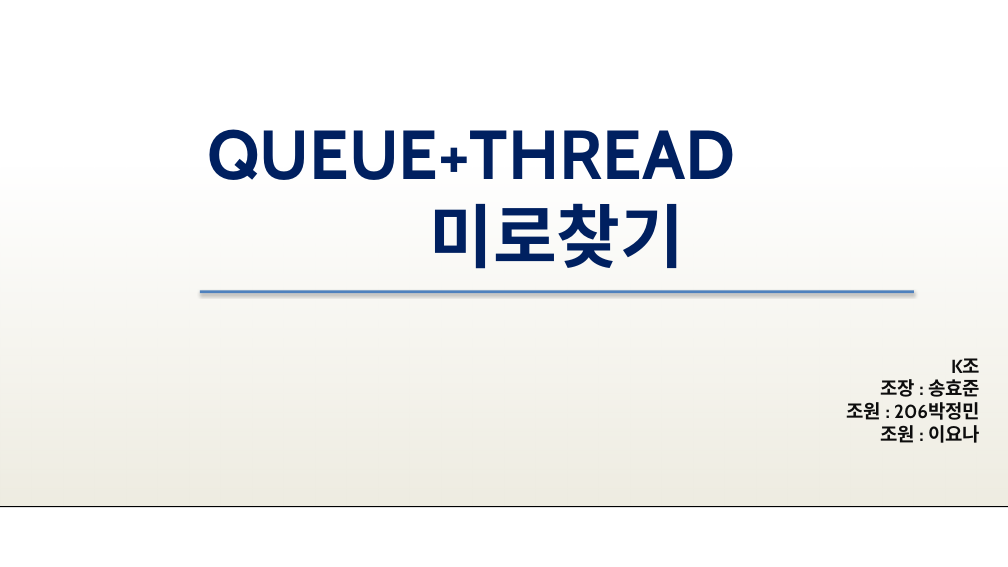
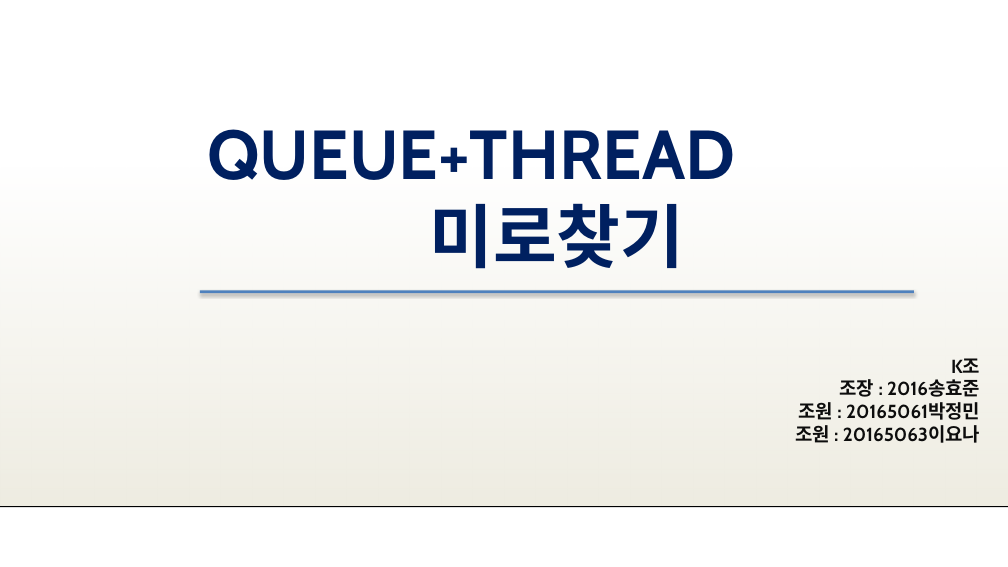
Before and after one commit to SHyoJun/finaltest, a slide deck: slide 1 of Queue+Thread.pptx. Drawn at 1008x567 pixels with LibreOffice and Linux fonts; fonts in the diff are those of the drawing; background and template pictures are left out. Boxes give left, top, right and bottom in pixels: in the first picture for what was removed or moved away, otherwise in the second. Text is boxed around its words. In the diff, an @@ line names an element or a change of style, - is before the commit and + after.

```diff
--- a/Queue+Thread.pptx
+++ b/Queue+Thread.pptx
@@ text at (x1=795, y1=379, x2=980, y2=443): text changed @@
-조장 : 송효준
-조원 : 206박정민
-조원 : 이요나
+조장 : 2016송효준
+조원 : 20165061박정민
+조원 : 20165063이요나
```
Also in this commit, not shown: 2 other slides changed, 3 slides added, 2 slides removed.
